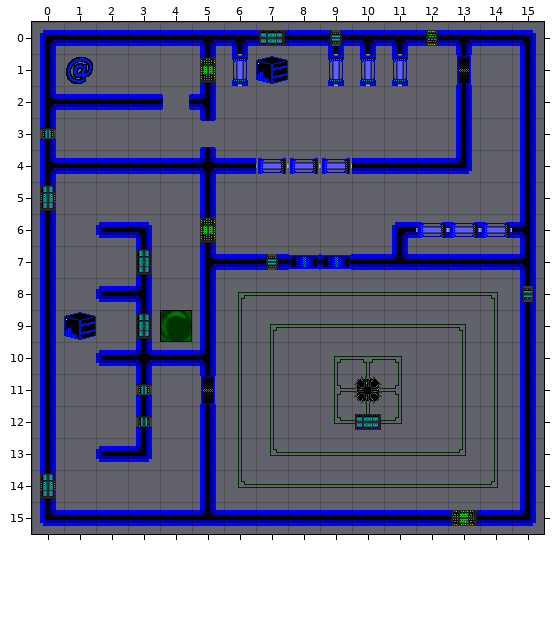
Tiled map -- data/stories/1-in-the-beginning/level1.tmx. The picture above was drawn from the file before the commit.
Cells are 32x32 px. Shown: x 0..15, y 0..15.
The same view after the edit:
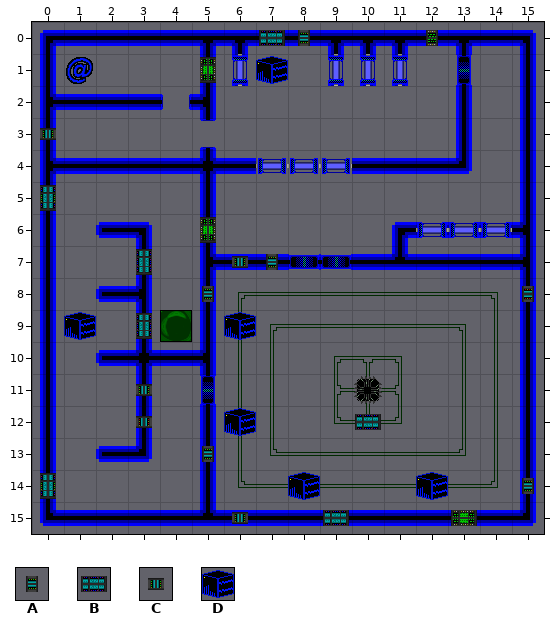
Key: from "alive": A 40, B 42, C 48, D 104.
Objects are placed by their top-left corner, in cells (3,4 is the top-left corner of cell 3,4); size is 1x1 cell unless given.
Change:
Layer "objects":
changed: A "broken term" at 9,0 -> A "broken term" at 8,0
added: C at 6,7
added: A at 5,8
added: D "busy AI" at 6,9
added: D "busy AI" at 6,12
added: A at 5,13
added: D "busy AI" at 12,14
added: D "busy AI" at 8,14
added: A at 15,14
added: C at 6,15
added: B at 9,15
Changed places in both pictures, as pixel boxes (x1, y1, x2, y2):
changed: (298, 30, 342, 46)
added: (202, 256, 256, 340)
added: (202, 408, 256, 462)
added: (288, 472, 349, 526)
added: (416, 472, 448, 500)
added: (522, 478, 534, 494)
added: (232, 512, 248, 524)
